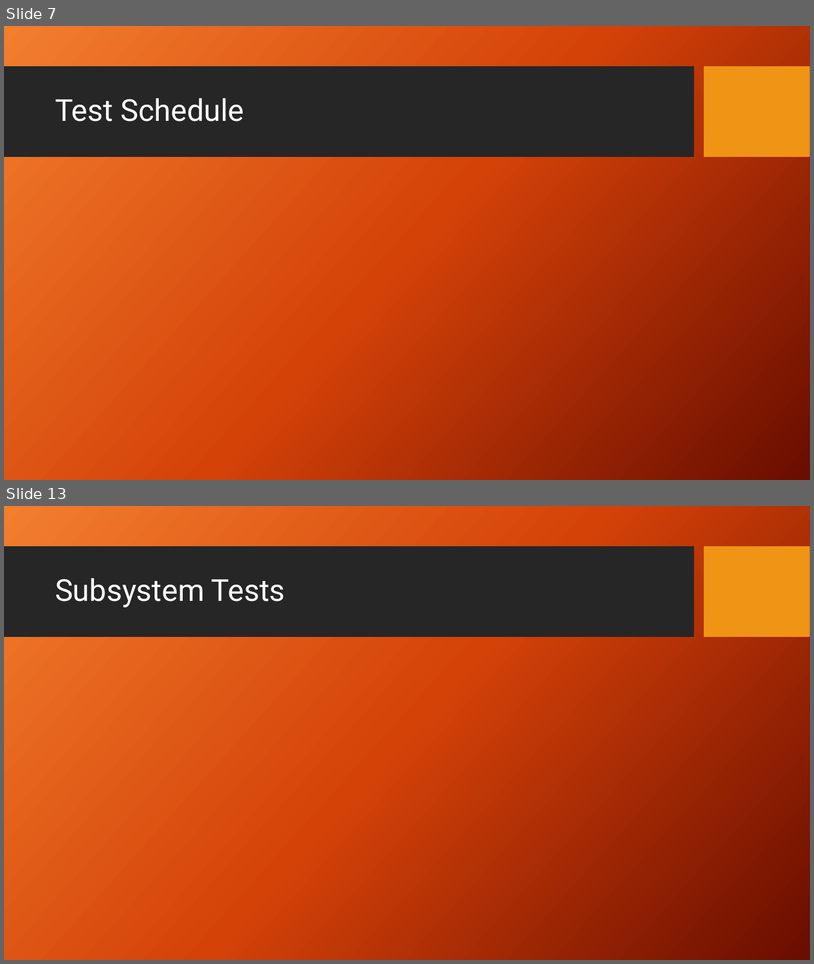
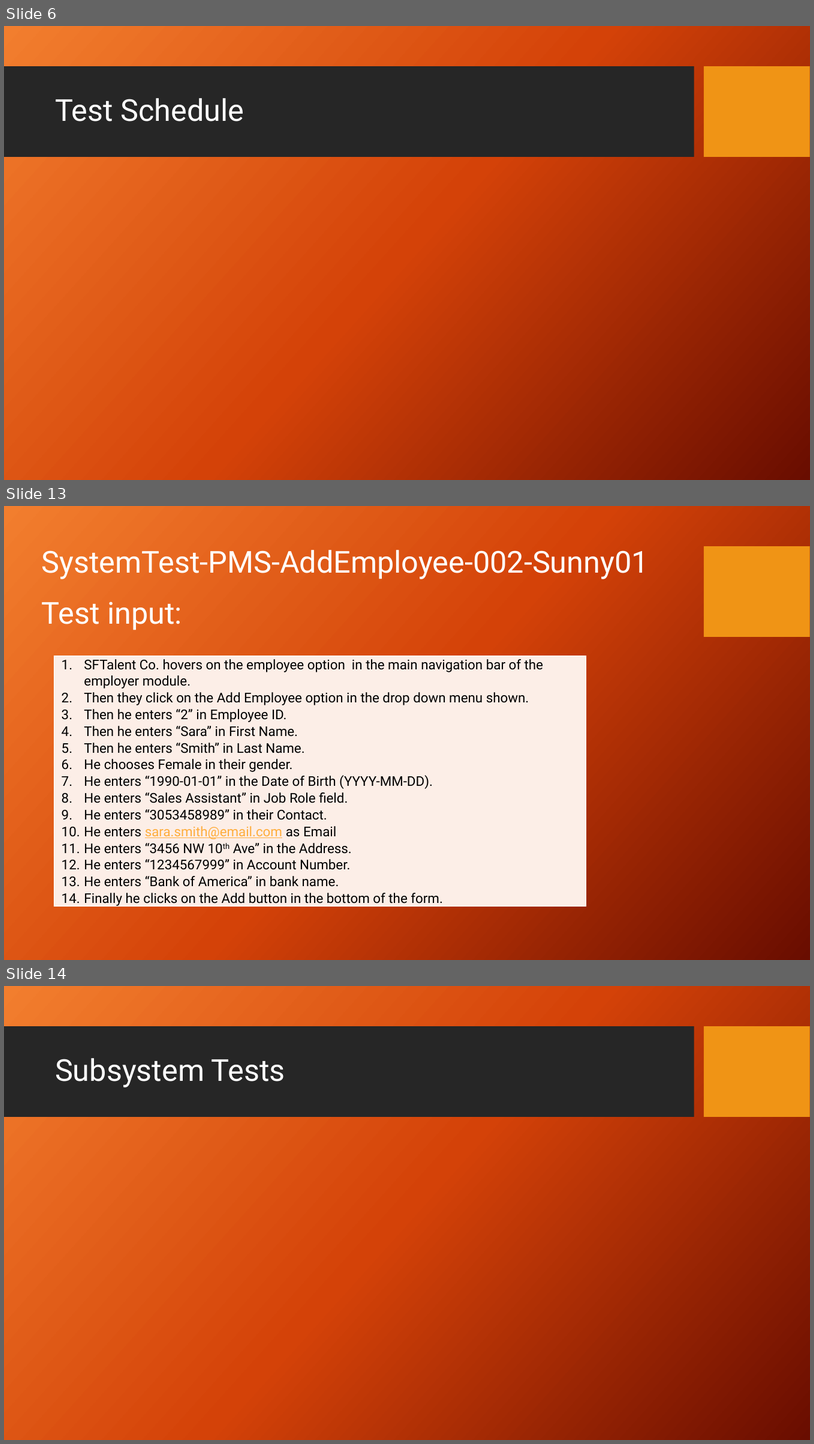
Before and after one commit to zzzzakhar/CEN4072-Team-1, a slide deck: Presentation1.pptx. Shown one above the other, each under a label of ours: slides 7 and 13 before the commit, slides 6, 13 and 14 after it; the slides between them are not shown. The pictures are 814x964 and 814x1444 pixels, drawn with LibreOffice and Linux fonts; fonts in the diff are those of the drawing; background and template pictures are left out. Boxes give left, top, right and bottom in pixels: in the first picture for what was removed or moved away, otherwise in the second. Text is boxed around its words. In the diff, an @@ line names an element or a change of style, - is before the commit and + after.

```diff
--- a/Presentation1.pptx
+++ b/Presentation1.pptx
@@ slide 13 added at <box>4,506,810,960</box>, background picture (left out); not listed: 1 template element that a slide beside it also shows @@
@@ text added at <box>42,550,649,579</box>, 36 pt, text #FFFFFF @@
+SystemTest-PMS-AddEmployee-002-Sunny01
@@ text added at <box>42,601,182,630</box>, 36 pt, text #FFFFFF @@
+Test input:
@@ table added at <box>54,656,587,914</box>, 1 rows, 1 columns @@
+SFTalent Co. hovers on the employee option in the main navigation bar of the employer module. / Then they click on the Add Employee option in the drop down menu shown. / Then he enters “2” in Employee ID. / Then he enters “Sara” in First Name. / Then he enters “Smith” in Last Name. / He chooses Female in their gender. / He enters “1990-01-01” in the Date of Birth (YYYY-MM-DD). / He enters “Sales Assistant” in Job Role field. / He enters “3053458989” in their Contact. / He enters sara.smith@email.com as Email / He enters “3456 NW 10th Ave” in the Address. / He enters “1234567999” in Account Number. / He enters “Bank of America” in bank name. / Finally he clicks on the Add button in the bottom of the form.
@@ what was slide 7 is now slide 6 @@
@@ what was slide 13 is now slide 14 @@
```
Also in this commit, not shown: 5 slides changed, 2 other slides added, 2 slides removed.
